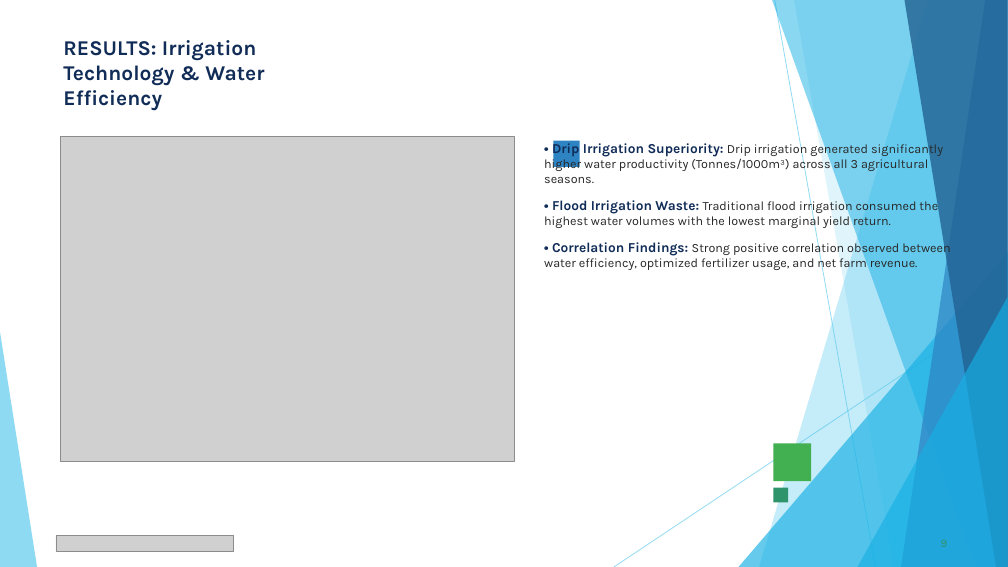
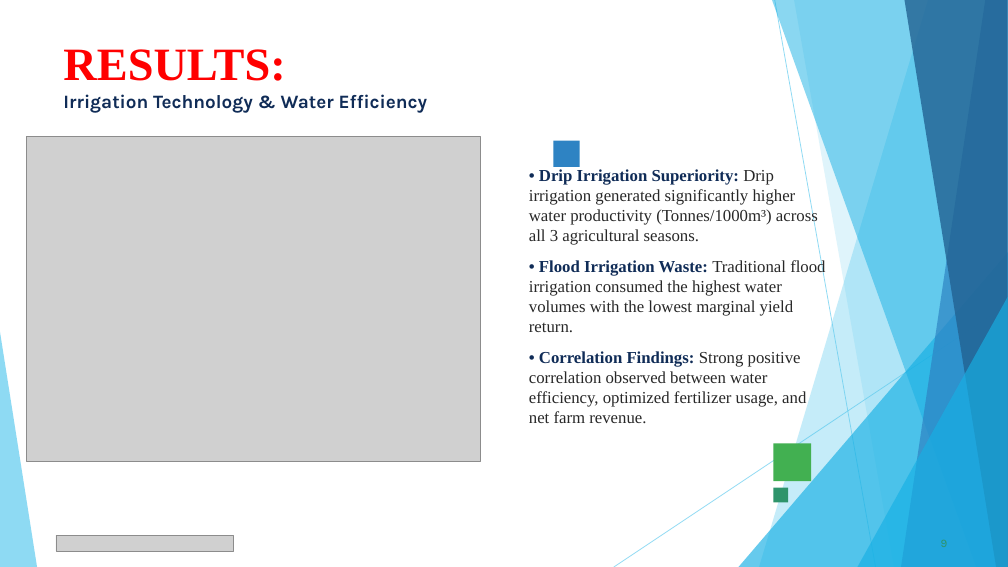
Before and after one commit to Ksmashhero06/Seasonal-Agriculture-Performance-Analysis, a slide deck: slide 9 of VOIS_Major_Project_PPT_Submission_Completed.pptx. Drawn at 1008x567 pixels with LibreOffice and Linux fonts; fonts in the diff are those of the drawing; grey boxes stand for pictures. Boxes give left, top, right and bottom in pixels: in the first picture for what was removed or moved away, otherwise in the second. Text is boxed around its words. In the diff, an @@ line names an element or a change of style, - is before the commit and + after.

```diff
--- a/VOIS_Major_Project_PPT_Submission_Completed.pptx
+++ b/VOIS_Major_Project_PPT_Submission_Completed.pptx
@@ title "RESULTS: Irrigation Technology & Water ..." at box(63, 49, 428, 113): size 20 to 44.1 pt, font Karla to Times New Roman, text colour #102C57 to #FF0000 in "RESULTS:"; size 20 to 18 pt in "Irrigation Technology & Water Efficiency" @@
@@ picture: place and size @@
-picture at box(60, 136, 514, 461)
+picture at box(26, 137, 480, 462)
@@ text "• Drip Irrigation Superiority: Drip ...": place and size @@
-text "• Drip Irrigation Superiority: Drip ..." at box(544, 140, 950, 271)
+text "• Drip Irrigation Superiority: Drip ..." at box(529, 169, 825, 423)
@@ text "• Drip Irrigation Superiority: Drip ..." at box(529, 169, 825, 423): size 13 to 16 pt in "• Drip Irrigation Superiority:", "• Flood Irrigation Waste:", "• Correlation Findings:"; size 12 to 16 pt in "Drip irrigation generated significantly higher water product ...", "Traditional flood irrigation consumed the highest water ...", "Strong positive correlation observed between water efficienc ..."; font Karla to Times New Roman @@
```
Also in this commit, not shown: 13 other slides changed, 1 other file.
